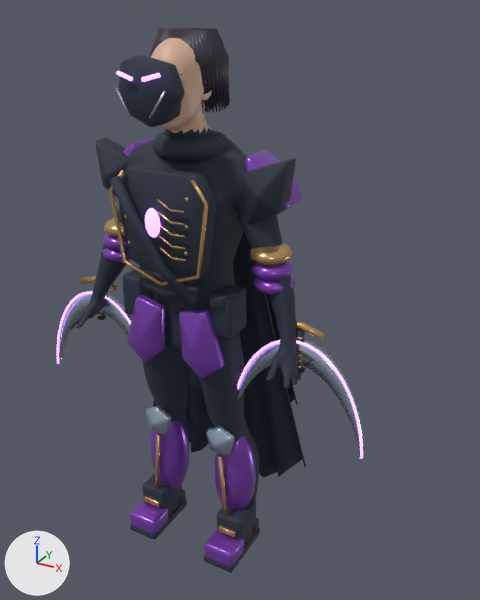
The FBX model Assets/Alterverse/Resources/AuthoredHeroes/Veyr.fbx: old version first, new version second.
The view is the same before and after, from a camera (50 mm lens) standing at (1.13, -1.744, 1.903) and looking at (0.123, 0.088, 0.987). The axes (+X, +Y, +Z) are drawn at lower left. The lights are the same throughout. The picture after the commit comes second. Vertices at exactly the same position are counted once.

Before the edit, the objects in view are built like this:
```python
ob_df_anatomy = bpy.data.objects.new('DF_Anatomy', me_df_anatomy)
ob_df_anatomy.location = (0.0, 0.0, 0.0)
ob_df_weaponl = bpy.data.objects.new('DF_WeaponL', me_df_weaponl)
ob_df_weaponl.location = (0.0, 0.0, 0.0)
ob_df_weaponr = bpy.data.objects.new('DF_WeaponR', me_df_weaponr)
ob_df_weaponr.location = (0.0, 0.0, 0.0)
```
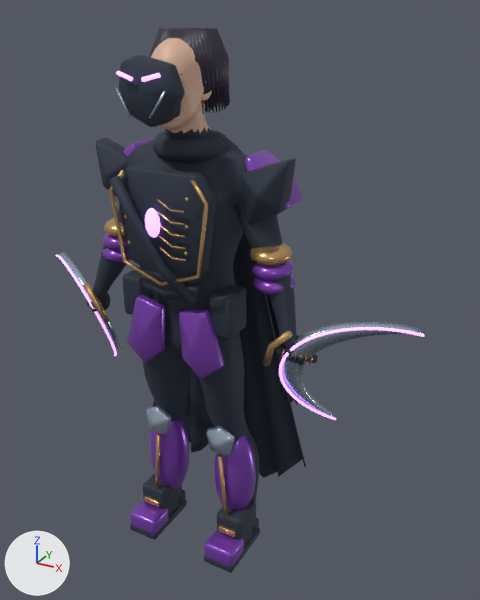
Boxes [x1, y1, x2, y2] around the edits, measured in the pictures (480 x 600 px; the box of a moved part takes in the faces that stretch with it):
```json
{"object": "DF_Anatomy", "change": "reshaped", "before": [69, 27, 306, 573], "after": [87, 27, 306, 573], "on screen": "8% narrower"}
{"object": "DF_WeaponR", "change": "reshaped", "before": [237, 322, 364, 459], "after": [263, 322, 425, 420], "on screen": "27% wider, 28% shorter"}
{"object": "DF_WeaponL", "change": "reshaped", "before": [57, 276, 132, 364], "after": [56, 252, 122, 356]}
{"part": 1, "of": "me_df_anatomy", "change": "moved or reshaped", "before": [266, 344, 306, 388], "after": [285, 335, 304, 365]}
{"part": 2, "of": "me_df_anatomy", "change": "moved or reshaped", "before": [69, 297, 105, 329], "after": [87, 292, 110, 312]}
```

Edits to the scene script, one JSON object a line:
```json
{"block": "me_df_weaponl", "where": "# used by ob_df_weaponl; location = (0.0, 0.0, 0.0)"}
{"op": "remove", "block": "me_df_weaponl", "code": "me_df_weaponl.from_pydata(...)  # 708 vertices, 632 faces; spans x -0.638..-0.163, y -0.05..-0.015, z 0.601..1.017"}
{"op": "add", "block": "me_df_weaponl", "code": "me_df_weaponl.from_pydata(...)  # 708 vertices, 632 faces; spans x -0.747..-0.306, y -0.122..0.146, z 0.595..1.035"}
{"block": "me_df_weaponl", "change": "me_df_weaponl part 3: the whole mesh is multiplied about its middle by the matrix ((0.531, 0.524, 0.666), (0.026, 0.775, -0.631), (-0.847, 0.353, 0.398)), then moved by (-0.074, 0.042, 0.066)"}
{"block": "me_df_anatomy", "where": "# used by ob_df_anatomy; location = (0.0, 0.0, 0.0)"}
{"op": "remove", "block": "me_df_anatomy", "code": "me_df_anatomy.from_pydata(...)  # 22344 vertices, 21439 faces; spans x -0.44..0.44, y -0.26..0.25, z 0.02..1.85"}
{"op": "add", "block": "me_df_anatomy", "code": "me_df_anatomy.from_pydata(...)  # 22882 vertices, 21820 faces; spans x -0.44..0.43, y -0.26..0.25, z 0.02..1.85"}
{"block": "me_df_anatomy", "change": "me_df_anatomy part 1: 26 vertices moved from x 0.36..0.41, y -0.11..-0.04, z 0.89..0.95 to x 0.36..0.41, y -0.1..-0.04, z 0.89..0.95; 595 vertices removed from x 0.35..0.44, y -0.19..-0.04, z 0.86..0.95; 866 vertices added at x 0.35..0.43, y -0.1..-0.01, z 0.88..0.97"}
{"block": "me_df_anatomy", "change": "me_df_anatomy part 2: 42 vertices moved from x -0.41..-0.36, y -0.11..-0.04, z 0.88..0.95 to x -0.42..-0.36, y -0.1..-0.04, z 0.89..0.95; 582 vertices removed from x -0.44..-0.35, y -0.19..-0.04, z 0.86..0.95; 719 vertices added at x -0.43..-0.35, y -0.1..-0.01, z 0.89..0.97"}
{"block": "me_df_anatomy", "change": "other edits to the shape of me_df_anatomy do not show in these pictures"}
{"block": "me_df_weaponr", "where": "# used by ob_df_weaponr; location = (0.0, 0.0, 0.0)"}
{"op": "remove", "block": "me_df_weaponr", "code": "me_df_weaponr.from_pydata(...)  # 708 vertices, 632 faces; spans x 0.163..0.638, y -0.05..-0.015, z 0.601..1.017"}
{"op": "add", "block": "me_df_weaponr", "code": "me_df_weaponr.from_pydata(...)  # 708 vertices, 632 faces; spans x 0.306..0.747, y -0.122..0.146, z 0.595..1.035"}
{"block": "me_df_weaponr", "change": "me_df_weaponr part 4: the whole mesh is multiplied about its middle by the matrix ((0.531, -0.524, -0.666), (-0.026, 0.775, -0.631), (0.847, 0.353, 0.398)), then moved by (0.074, 0.042, 0.066)"}
```
